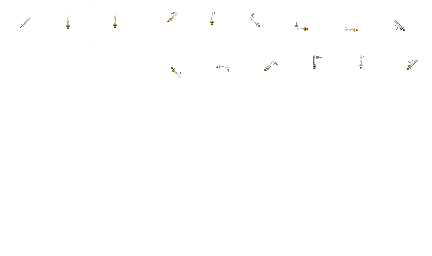
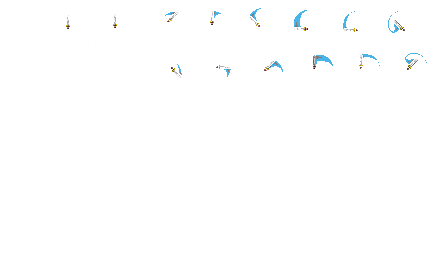
Comparing the layer stacks of the two 432 × 256 images. Changes:
painted on "swing4" over [20, 8, 427, 77]
